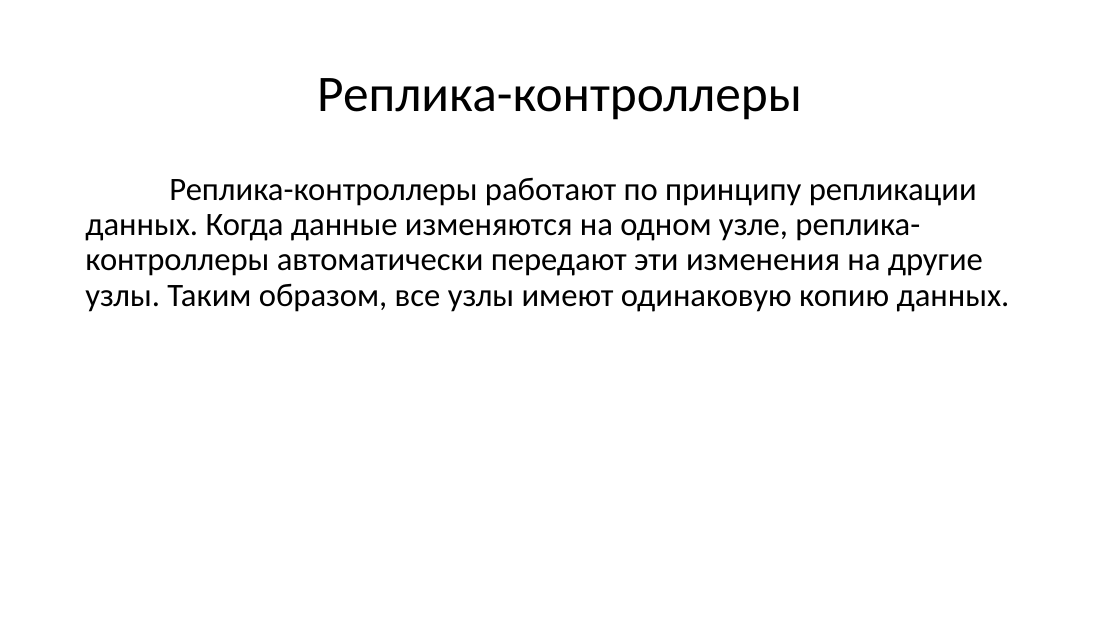
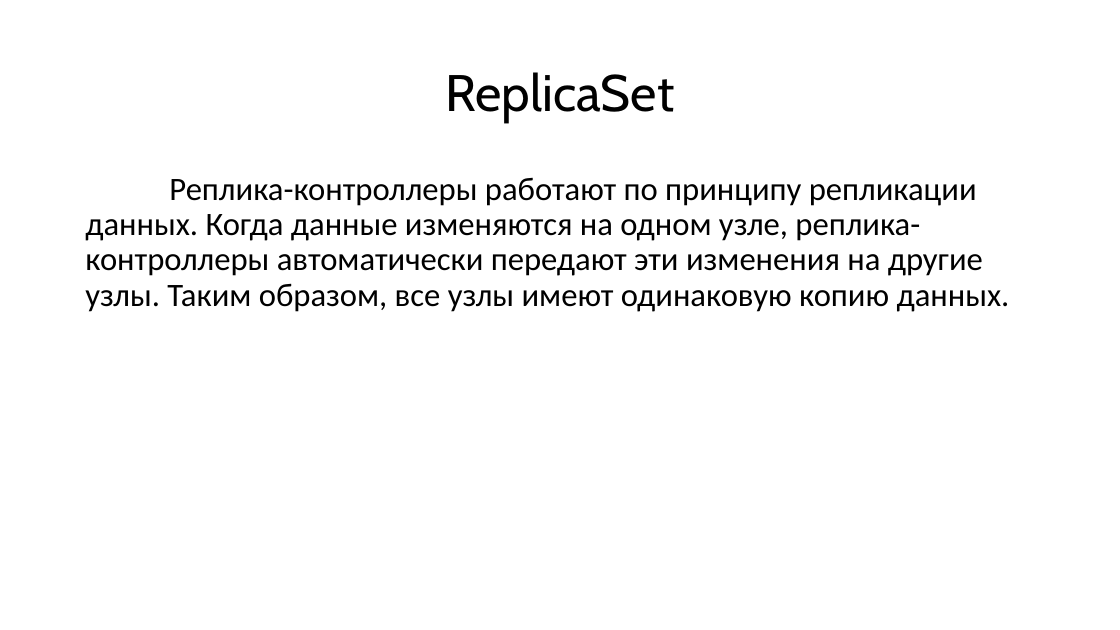
Before and after one commit to Kollekcioner47/k8s, a slide deck: slide 31 of k8s.pptx (slide 38 before the commit). Drawn at 1120x630 pixels with LibreOffice and Linux fonts; fonts in the diff are those of the drawing. Boxes give left, top, right and bottom in pixels: in the first picture for what was removed or moved away, otherwise in the second. Text is boxed around its words. In the diff, an @@ line names an element or a change of style, - is before the commit and + after.

```diff
--- a/k8s.pptx
+++ b/k8s.pptx
@@ title at bbox=[445, 72, 674, 122]: text changed; font Calibri to Cabin @@
-Реплика-контроллеры
+ReplicaSet
```
Also in this commit, not shown: 7 other slides changed, 23 slides added, 12 slides removed.
